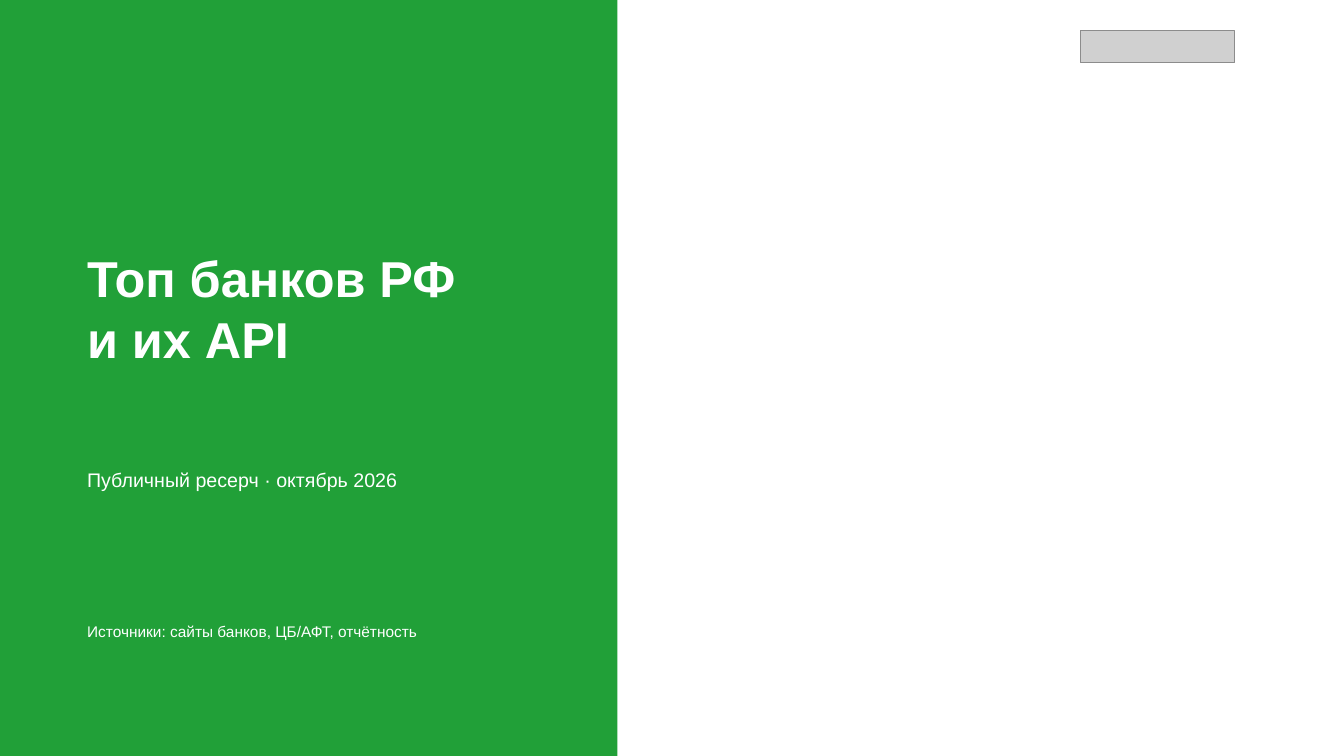
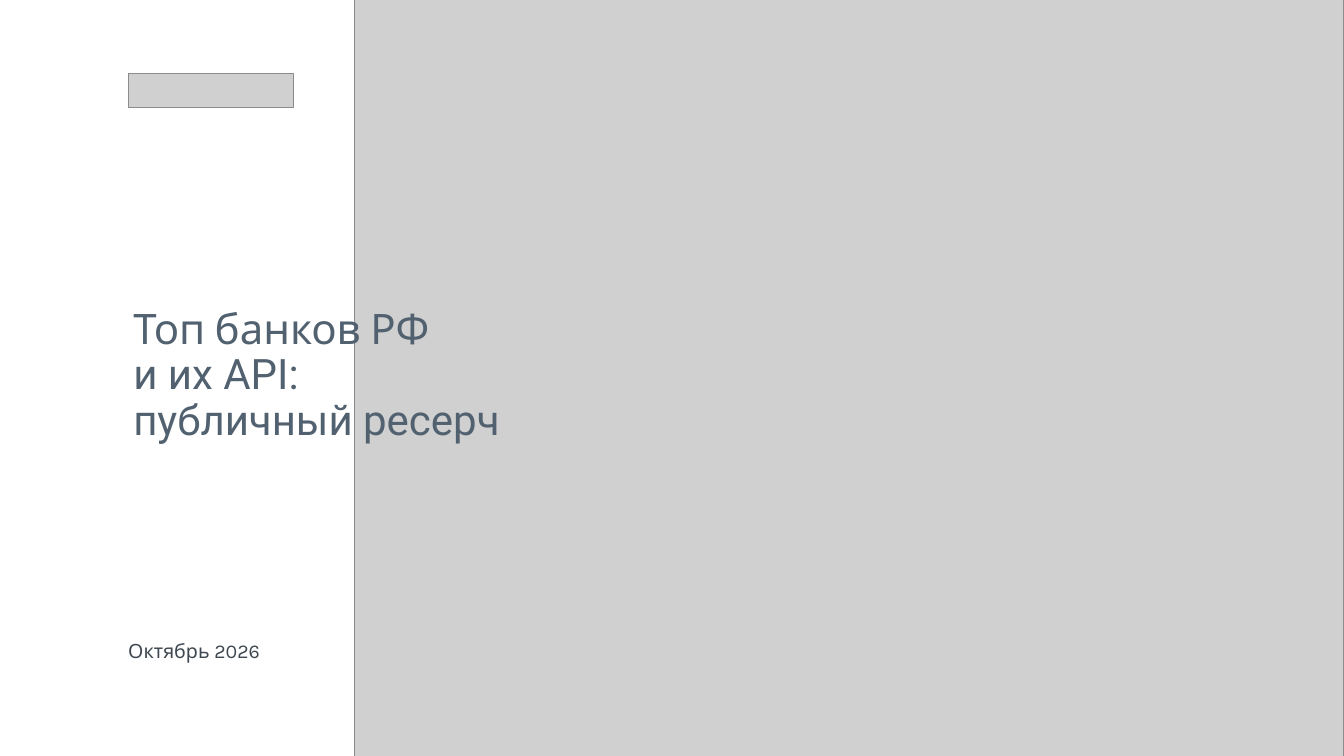
Before and after one commit to korowood/russian-banks-api-research, a slide deck: slide 1 of russian-banks-api-research.pptx. Drawn at 1344x756 pixels with LibreOffice and Linux fonts; fonts in the diff are those of the drawing; grey boxes stand for pictures. Boxes give left, top, right and bottom in pixels: in the first picture for what was removed or moved away, otherwise in the second. Text is boxed around its words. In the diff, an @@ line names an element or a change of style, - is before the commit and + after.

Commit message:
docs: rebuild presentation from actual Sber CIB template slides
Clone cover, section, table, 4-column and accents layouts; replace text only.

```diff
--- a/russian-banks-api-research.pptx
+++ b/russian-banks-api-research.pptx
@@ rectangle removed at [0,0,617,756] @@
@@ rectangle added at [0,0,925,756], fill gradient #FFFFFF @@
@@ picture: place and size @@
-picture at [0,0,574,756]
+picture at [355,0,1344,756]
@@ picture: place and size @@
-picture at [1081,31,1235,64]
+picture at [128,74,293,108]
@@ text at [133,305,499,444]: text changed; size 36 to 30 pt; font Arial to Roboto; text colour #FFFFFF to #516170; bold off @@
-Топ банков РФ
-и их API
+Топ банков РФ
+и их API:
+публичный ресерч
@@ text removed at [87,625,417,640] @@
-Источники: сайты банков, ЦБ/АФТ, отчётность
@@ text at [128,643,260,663]: text changed; font Arial to Karla; text colour #FFFFFF to #3F4851 @@
-Публичный ресерч · октябрь 2026
+Октябрь 2026
@@ text "Октябрь 2026" at [128,643,260,663]: vertical alignment top to bottom @@
```
Also in this commit, not shown: 6 other slides changed, 3 slides added, 3 slides removed, 1 other file.
